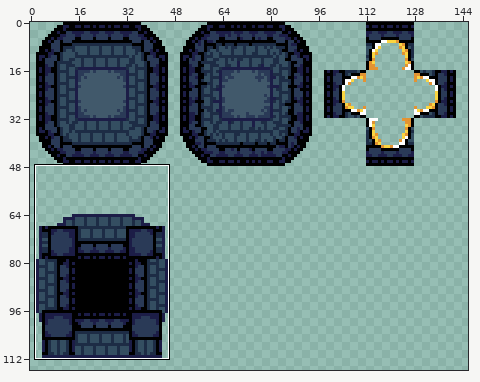
A sprite sheet gets an edit: Assets/Environment/Alantis.png. The picture above shows the old version from afar; the outline marks the close-up.
Close-up. Before the edit:
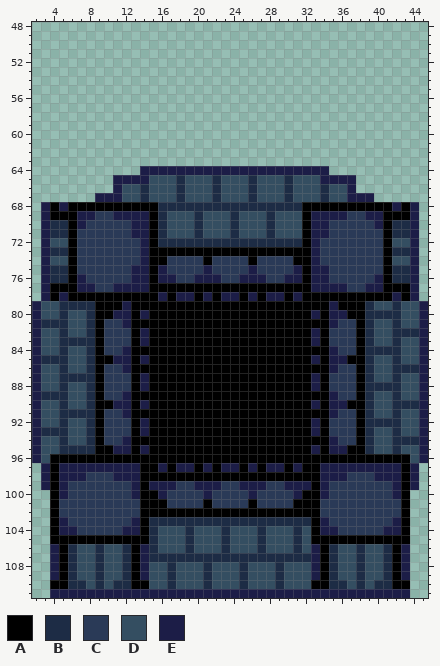
The file is 160x160 pixels. Shown: x 2..45, y 48..111. The wide view leaves out empty margins.
Palette (. is transparent): A #000000  B #1d2c45  C #2a3a57  D #344e61  E #1c1d47
Pixels before (only the part around the change), first column x 2:
 48 ............................................
 49 ............................................
 50 ............................................
 51 ............................................
 52 ............................................
 53 ............................................
 54 ............................................
 55 ............................................
 56 ............................................
 57 ............................................
 58 ............................................
 59 ............................................
 60 ............................................
 61 ............................................
 62 ............................................
 63 ............................................
 64 ............EEEEEEEEEEEEEEEEEEEEE...........
 65 .........EEEEDDDBDDDBDDDBDDDBDDDEEEE........
 66 .........EDDBDDDBDDDBDDDBDDDBDDDBDDE........
 67 .......EEEDDBDDDBDDDBDDDBDDDBDDDBDDEEE......
 68 .EAEAAAAAAAAAABBBBBBBBBBBBBBBBAAAAAAAAAAEAE.
 69 .EAAAEECCEEEEABDDDBDDDBDDDBDDDAEEEECCEEAAAE.
 70 .EBBAECCCCCEEABDDDBDDDBDDDBDDDAEECCCCCEABBE.
 71 .EBBACCCCCCEEABDDDBDDDBDDDBDDDAEECCCCCCABBE.
 72 .EDDACCCCCCCEABBBBBBBBBBBBBBBBAECCCCCCCADDE.
 73 .EBBACCCCCCCEAAAAAAAAAAAAAAAAAAECCCCCCCABBE.
 74 .EDDACCCCCCCEAACCCCACCCCACCCCAAECCCCCCCADDE.
 75 .EBBACCCCCCEEAECCCCECCCCECCCCEAEECCCCCCABBE.
 76 .EBBAECCCCCEEAEECCEEECCEEECCEEAEECCCCCEABBE.
 77 .EAAAEECCEEEEAAAAAAAAAAAAAAAAAAEEEECCEEAAAE.
 78 .EAEAAAAAAAAAAEAEEAEAEEAEAEEAEAAAAAAAAAAEAE.
 79 EDDBBBBAAAEAAAAAAAAAAAAAAAAAAAAAAEAAABDDBDDE
 80 EDDBDDBAAEEAEAAAAAAAAAAAAAAAAAAEAEEAABBBBDDE
 81 EBBBDDBACCEAAAAAAAAAAAAAAAAAAAAAAECCABDDBDDE
 82 EDDBDDBACCCAEAAAAAAAAAAAAAAAAAAEACCCABDDBBBE
 83 EDDBBBBACCCAEAAAAAAAAAAAAAAAAAAEACCCABDDBDDE
 84 EDDBDDBACCEAAAAAAAAAAAAAAAAAAAAAAECCABBBBDDE
 85 EBBBDDBAAEEAEAAAAAAAAAAAAAAAAAAEAEEAABDDBDDE
 86 EDDBDDBACCEAAAAAAAAAAAAAAAAAAAAAAECCABDDBBBE
 87 EDDBBBBACCCAEAAAAAAAAAAAAAAAAAAEACCCABDDBDDE
 88 EDDBDDBACCCAEAAAAAAAAAAAAAAAAAAEACCCABBBBDDE
 89 EBBBDDBACCEAAAAAAAAAAAAAAAAAAAAAAECCABDDBDDE
 90 EDDBDDBAAEEAEAAAAAAAAAAAAAAAAAAEAEEAABDDBBBE
 91 EDDBBBBACCEAAAAAAAAAAAAAAAAAAAAAAECCABDDBDDE
 92 EDDBDDBACCCAEAAAAAAAAAAAAAAAAAAEACCCABBBBDDE
 93 EBBBDDBACCCAEAAAAAAAAAAAAAAAAAAEACCCABDDBDDE
 94 EDDBDDBACCEAAAAAAAAAAAAAAAAAAAAAAECCABDDBBBE
 95 EDDBBBBAAEEAEAAAAAAAAAAAAAAAAAAEAEEAABDDBDDE
 96 EDAAAAAAAAAAAAAAAAAAAAAAAAAAAAAAAAAAAAAAAADE
 97 .EAEEEEEEEEEAAEAEEAEAEEAEAEEAEAAEEEEEEEEEAE.
 98 .EAEEECCCEEEAAAAAAAAAAAAAAAAAAAAEEECCCEEEAE.
 99 .EAECCCCCCCEAEEECCEEECCEEECCEEEAECCCCCCCEAE.
100 ..AECCCCCCCEAAECCCCECCCCECCCCEAAECCCCCCCEA..
101 ..ACCCCCCCCCAAACCCCACCCCACCCCAAACCCCCCCCCA..
102 ..ACCCCCCCCCAAAAAAAAAAAAAAAAAAAACCCCCCCCCA..
103 ..AECCCCCCCEABBBBBBBBBBBBBBBBBBAECCCCCCCEA..
104 ..AEECCCCCEEABDDDBDDDBDDDBDDDBDAEECCCCCEEA..
105 ..AAAAAAAAAAABDDDBDDDBDDDBDDDBDAAAAAAAAAAA..
106 ..EABDDBDDBAEBDDDBDDDBDDDBDDDBDEABDDBDDBAE..
107 ..EABDDBDDBAEBBBBBBBBBBBBBBBBBBEABDDBDDBAE..
108 ..EABDDBDDBAEDDBDDDBDDDBDDDBDDDEABDDBDDBAE..
109 ..EABDDBDDBAEDDBDDDBDDDBDDDBDDDEABDDBDDBAE..
110 ..AABBDBDBBAADDBDDDBDDDBDDDBDDDAABBDBDBBAA..
111 ..EEEEEEEEEEEEEEEEEEEEEEEEEEEEEEEEEEEEEEEE..
The result:
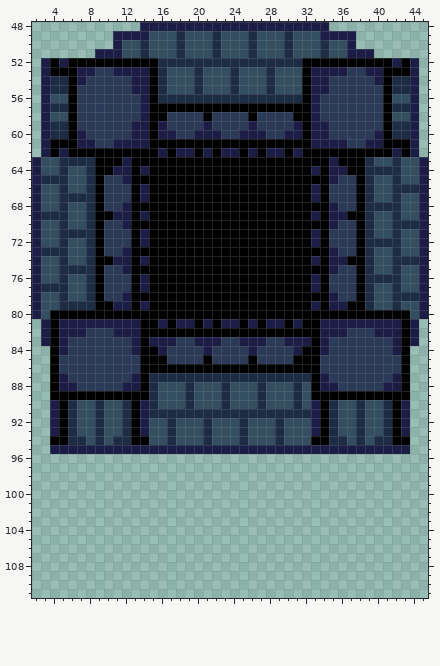
Difference:
y 48: x 14..34 ..................... -> EEEEEEEEEEEEEEEEEEEEE
y 49: x 11..37 ........................... -> EEEEDDDBDDDBDDDBDDDBDDDEEEE
y 50: x 11..37 ........................... -> EDDBDDDBDDDBDDDBDDDBDDDBDDE
y 51: x 9..39 ............................... -> EEEDDBDDDBDDDBDDDBDDDBDDDBDDEEE
y 52: x 3..44 .......................................... -> EAEAAAAAAAAAABBBBBBBBBBBBBBBBAAAAAAAAAAEAE
y 53: x 3..44 .......................................... -> EAAAEECCEEEEABDDDBDDDBDDDBDDDAEEEECCEEAAAE
y 54: x 3..44 .......................................... -> EBBAECCCCCEEABDDDBDDDBDDDBDDDAEECCCCCEABBE
y 55: x 3..44 .......................................... -> EBBACCCCCCEEABDDDBDDDBDDDBDDDAEECCCCCCABBE
y 56: x 3..44 .......................................... -> EDDACCCCCCCEABBBBBBBBBBBBBBBBAECCCCCCCADDE
y 57: x 3..44 .......................................... -> EBBACCCCCCCEAAAAAAAAAAAAAAAAAAECCCCCCCABBE
y 58: x 3..44 .......................................... -> EDDACCCCCCCEAACCCCACCCCACCCCAAECCCCCCCADDE
y 59: x 3..44 .......................................... -> EBBACCCCCCEEAECCCCECCCCECCCCEAEECCCCCCABBE
y 60: x 3..44 .......................................... -> EBBAECCCCCEEAEECCEEECCEEECCEEAEECCCCCEABBE
y 61: x 3..44 .......................................... -> EAAAEECCEEEEAAAAAAAAAAAAAAAAAAEEEECCEEAAAE
y 62: x 3..44 .......................................... -> EAEAAAAAAAAAAEAEEAEAEEAEAEEAEAAAAAAAAAAEAE
y 63: x 2..45 ............................................ -> EDDBBBBAAAEAAAAAAAAAAAAAAAAAAAAAAEAAABDDBDDE
y 64: x 2..13 ............ -> EDDBDDBAAEEA; x 15..32 EEEEEEEEEEEEEEEEEE -> AAAAAAAAAAAAAAAAAA; x 34..45 E........... -> AEEAABBBBDDE
y 65: x 2..11 .........E -> EBBBDDBACC; x 13..34 EEDDDBDDDBDDDBDDDBDDDE -> AAAAAAAAAAAAAAAAAAAAAA; x 36..45 EE........ -> CCABDDBDDE
y 66: x 2..45 .........EDDBDDDBDDDBDDDBDDDBDDDBDDE........ -> EDDBDDBACCCAEAAAAAAAAAAAAAAAAAAEACCCABDDBBBE
y 67: x 2..45 .......EEEDDBDDDBDDDBDDDBDDDBDDDBDDEEE...... -> EDDBBBBACCCAEAAAAAAAAAAAAAAAAAAEACCCABDDBDDE
y 68: x 2..8 .EAEAAA -> EDDBDDB; x 10..12 AAA -> CCE; x 16..31 BBBBBBBBBBBBBBBB -> AAAAAAAAAAAAAAAA; x 35..37 AAA -> ECC; x 39..45 AAAEAE. -> BBBBDDE
y 69: x 2..10 .EAAAEECC -> EBBBDDBAA; x 13 E -> A; x 16..31 BDDDBDDDBDDDBDDD -> AAAAAAAAAAAAAAAA; x 34 E -> A; x 37..45 CCEEAAAE. -> AABDDBDDE
y 70: x 2..4 .EB -> EDD; x 6..9 AECC -> DDBA; x 12..14 CEE -> EAA; x 16..31 BDDDBDDDBDDDBDDD -> AAAAAAAAAAAAAAAA; x 33..35 EEC -> AAE; x 38..41 CCEA -> ABDD; x 44..45 E. -> BE
y 71: x 2..4 .EB -> EDD; x 6..9 ACCC -> BBBA; x 13 E -> A; x 16..31 BDDDBDDDBDDDBDDD -> AAAAAAAAAAAAAAAA; x 34 E -> A; x 38..41 CCCA -> ABDD; x 43..45 BE. -> DDE
y 72: x 2..3 .E -> ED; x 5..9 DACCC -> BDDBA; x 13 C -> A; x 16..31 BBBBBBBBBBBBBBBB -> AAAAAAAAAAAAAAAA; x 34 C -> A; x 38..42 CCCAD -> ABBBB; x 44..45 E. -> DE
y 73: x 2..3 .E -> EB; x 6..9 ACCC -> DDBA; x 12..14 CCE -> EAA; x 33..35 ECC -> AAE; x 38..41 CCCA -> ABDD; x 43..45 BE. -> DDE
y 74: x 2..3 .E -> ED; x 5..13 DACCCCCCC -> BDDBAAEEA; x 17..20 CCCC -> AAAA; x 22..25 CCCC -> AAAA; x 27..30 CCCC -> AAAA; x 34..45 CCCCCCCADDE. -> AEEAABDDBBBE
y 75: x 2..4 .EB -> EDD; x 6..9 ACCC -> BBBA; x 12..14 CEE -> EAA; x 16..31 ECCCCECCCCECCCCE -> AAAAAAAAAAAAAAAA; x 33..35 EEC -> AAE; x 38..41 CCCA -> ABDD; x 43..45 BE. -> DDE
y 76: x 2..4 .EB -> EDD; x 6..9 AECC -> DDBA; x 13 E -> A; x 16..31 EECCEEECCEEECCEE -> AAAAAAAAAAAAAAAA; x 34 E -> A; x 38..41 CCEA -> ABBB; x 43..45 BE. -> DDE
y 77: x 2..9 .EAAAEEC -> EBBBDDBA; x 11..13 EEE -> CCA; x 34..36 EEE -> ACC; x 38..45 CEEAAAE. -> ABDDBDDE
y 78: x 2..8 .EAEAAA -> EDDBDDB; x 10..12 AAA -> CCE; x 16 E -> A; x 18..19 EE -> AA; x 21 E -> A; x 23..24 EE -> AA; x 26 E -> A; x 28..29 EE -> AA; x 31 E -> A; x 35..37 AAA -> ECC; x 39..45 AAAEAE. -> BDDBBBE
y 79: x 11 A -> E; x 14 A -> E; x 33 A -> E; x 36 A -> E
y 80: x 4..8 DBDDB -> AAAAA; x 11..12 EE -> AA; x 14 E -> A; x 33 E -> A; x 35..36 EE -> AA; x 39..43 BBBBD -> AAAAA
y 81: x 2..11 EBBBDDBACC -> .EAEEEEEEE; x 13 A -> E; x 16 A -> E; x 18..19 AA -> EE; x 21 A -> E; x 23..24 AA -> EE; x 26 A -> E; x 28..29 AA -> EE; x 31 A -> E; x 34 A -> E; x 36..45 CCABDDBDDE -> EEEEEEEAE.
y 82: x 2..9 EDDBDDBA -> .EAEEECC; x 11..14 CCAE -> EEEA; x 33..36 EACC -> AEEE; x 38..45 ABDDBBBE -> CCEEEAE.
y 83: x 2..9 EDDBBBBA -> .EAECCCC; x 13..34 AEAAAAAAAAAAAAAAAAAAEA -> EAEEECCEEECCEEECCEEEAE; x 38..45 ABDDBDDE -> CCCCEAE.
y 84: x 2..9 EDDBDDBA -> ..AECCCC; x 12..13 EA -> CE; x 16..31 AAAAAAAAAAAAAAAA -> ECCCCECCCCECCCCE; x 34..35 AE -> EC; x 38..45 ABBBBDDE -> CCCCEA..
y 85: x 2..14 EBBBDDBAAEEAE -> ..ACCCCCCCCCA; x 17..20 AAAA -> CCCC; x 22..25 AAAA -> CCCC; x 27..30 AAAA -> CCCC; x 33..45 EAEEAABDDBDDE -> ACCCCCCCCCA..
y 86: x 2..9 EDDBDDBA -> ..ACCCCC; x 12..13 EA -> CC; x 34..35 AE -> CC; x 38..45 ABDDBBBE -> CCCCCA..
y 87: x 2..9 EDDBBBBA -> ..AECCCC; x 13..34 AEAAAAAAAAAAAAAAAAAAEA -> EABBBBBBBBBBBBBBBBBBAE; x 38..45 ABDDBDDE -> CCCCEA..
y 88: x 2..9 EDDBDDBA -> ..AEECCC; x 12..35 CAEAAAAAAAAAAAAAAAAAAEAC -> EEABDDDBDDDBDDDBDDDBDAEE; x 38..45 ABBBBDDE -> CCCEEA..
y 89: x 2..8 EBBBDDB -> ..AAAAA; x 10..12 CCE -> AAA; x 15..32 AAAAAAAAAAAAAAAAAA -> BDDDBDDDBDDDBDDDBD; x 35..37 ECC -> AAA; x 39..45 BDDBDDE -> AAAAA..
y 90: x 2..6 EDDBD -> ..EAB; x 8..12 BAAEE -> DBDDB; x 15..32 AAAAAAAAAAAAAAAAAA -> BDDDBDDDBDDDBDDDBD; x 35..39 EEAAB -> BDDBD; x 41..45 DBBBE -> BAE..
y 91: x 2..5 EDDB -> ..EA; x 7..12 BBACCE -> DDBDDB; x 14..33 AAAAAAAAAAAAAAAAAAAA -> EBBBBBBBBBBBBBBBBBBE; x 35..39 ECCAB -> BDDBD; x 41..45 DBDDE -> BAE..
y 92: x 2..6 EDDBD -> ..EAB; x 8..12 BACCC -> DBDDB; x 15..32 AAAAAAAAAAAAAAAAAA -> DDBDDDBDDDBDDDBDDD; x 35..40 CCCABB -> BDDBDD; x 42..45 BDDE -> AE..
y 93: x 2..6 EBBBD -> ..EAB; x 8..12 BACCC -> DBDDB; x 15..32 AAAAAAAAAAAAAAAAAA -> DDBDDDBDDDBDDDBDDD; x 35..39 CCCAB -> BDDBD; x 41..45 DBDDE -> BAE..
y 94: x 2..12 EDDBDDBACCE -> ..AABBDBDBB; x 15..32 AAAAAAAAAAAAAAAAAA -> DDBDDDBDDDBDDDBDDD; x 35..45 ECCABDDBBBE -> BBDBDBBAA..
y 95: x 2..10 EDDBBBBAA -> ..EEEEEEE; x 13 A -> E; x 15..32 AAAAAAAAAAAAAAAAAA -> EEEEEEEEEEEEEEEEEE; x 34 A -> E; x 37..45 AABDDBDDE -> EEEEEEE..
y 96: x 2..45 EDAAAAAAAAAAAAAAAAAAAAAAAAAAAAAAAAAAAAAAAADE -> ............................................
y 97: x 3..44 EAEEEEEEEEEAAEAEEAEAEEAEAEEAEAAEEEEEEEEEAE -> ..........................................
y 98: x 3..44 EAEEECCCEEEAAAAAAAAAAAAAAAAAAAAEEECCCEEEAE -> ..........................................
y 99: x 3..44 EAECCCCCCCEAEEECCEEECCEEECCEEEAECCCCCCCEAE -> ..........................................
y 100: x 4..43 AECCCCCCCEAAECCCCECCCCECCCCEAAECCCCCCCEA -> ........................................
y 101: x 4..43 ACCCCCCCCCAAACCCCACCCCACCCCAAACCCCCCCCCA -> ........................................
y 102: x 4..43 ACCCCCCCCCAAAAAAAAAAAAAAAAAAAACCCCCCCCCA -> ........................................
y 103: x 4..43 AECCCCCCCEABBBBBBBBBBBBBBBBBBAECCCCCCCEA -> ........................................
y 104: x 4..43 AEECCCCCEEABDDDBDDDBDDDBDDDBDAEECCCCCEEA -> ........................................
y 105: x 4..43 AAAAAAAAAAABDDDBDDDBDDDBDDDBDAAAAAAAAAAA -> ........................................
y 106: x 4..43 EABDDBDDBAEBDDDBDDDBDDDBDDDBDEABDDBDDBAE -> ........................................
y 107: x 4..43 EABDDBDDBAEBBBBBBBBBBBBBBBBBBEABDDBDDBAE -> ........................................
y 108..109: x 4..43 EABDDBDDBAEDDBDDDBDDDBDDDBDDDEABDDBDDBAE -> ........................................
y 110: x 4..43 AABBDBDBBAADDBDDDBDDDBDDDBDDDAABBDBDBBAA -> ........................................
y 111: x 4..43 EEEEEEEEEEEEEEEEEEEEEEEEEEEEEEEEEEEEEEEE -> ........................................
